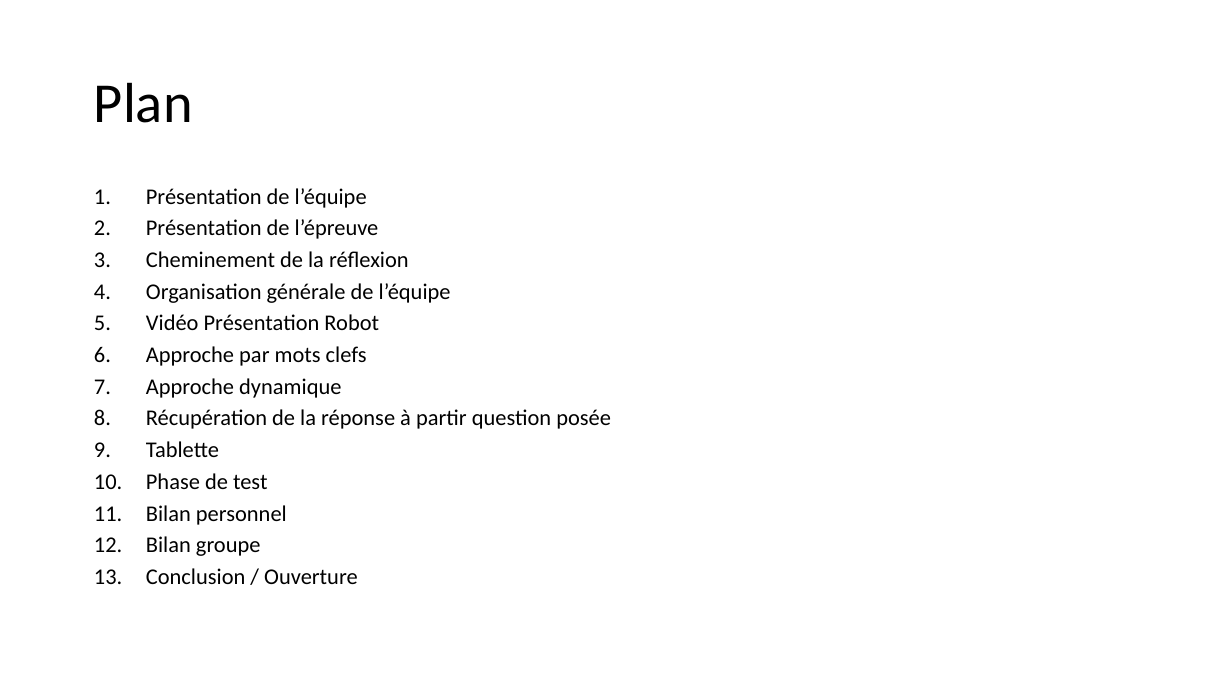
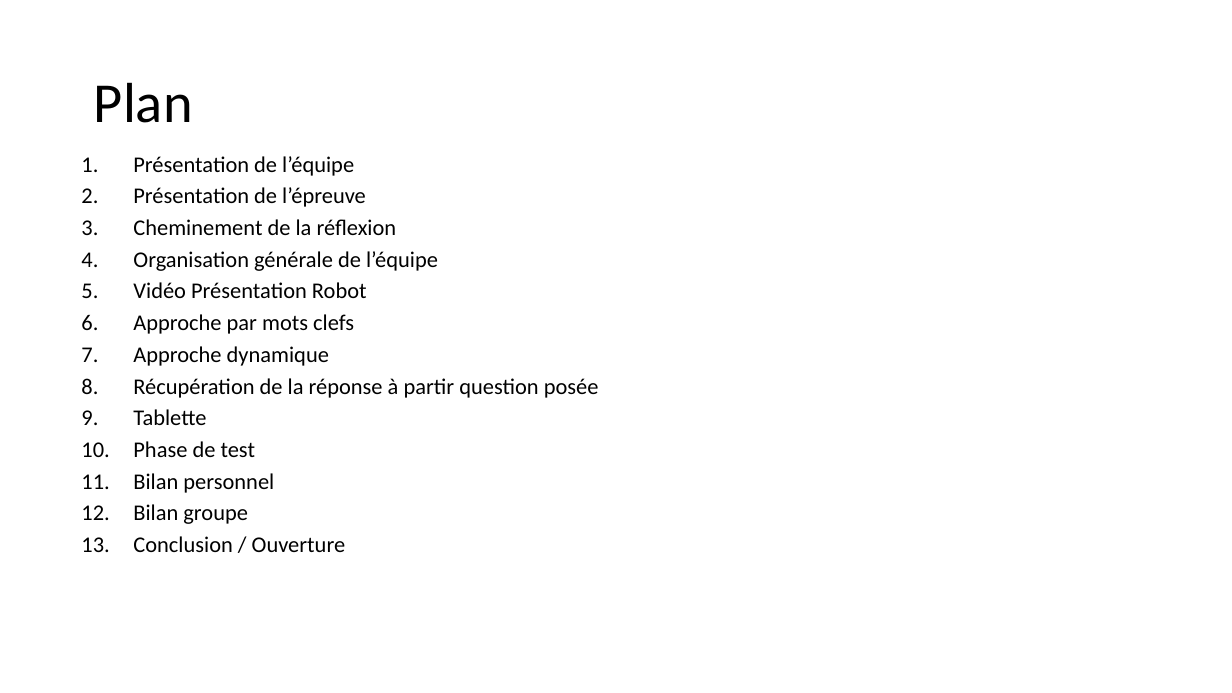
Before and after one commit to PorteAntoine/IHM_PEPPER_CPE2017, a slide deck: slide 2 of Rapport/Diapo_ihm_pepper.pptx. Drawn at 1232x693 pixels with LibreOffice and Linux fonts; fonts in the diff are those of the drawing; background and template pictures are left out. Boxes give left, top, right and bottom in pixels: in the first picture for what was removed or moved away, otherwise in the second. Text is boxed around its words. In the diff, an @@ line names an element or a change of style, - is before the commit and + after.

```diff
--- a/Rapport/Diapo_ihm_pepper.pptx
+++ b/Rapport/Diapo_ihm_pepper.pptx
@@ text "Présentation de l’équipe": place and size @@
-text "Présentation de l’équipe" at box(146, 188, 611, 584)
+text "Présentation de l’équipe" at box(133, 156, 599, 552)
```
Also in this commit, not shown: 9 other slides changed, 3 slides added, 1 slide removed.
